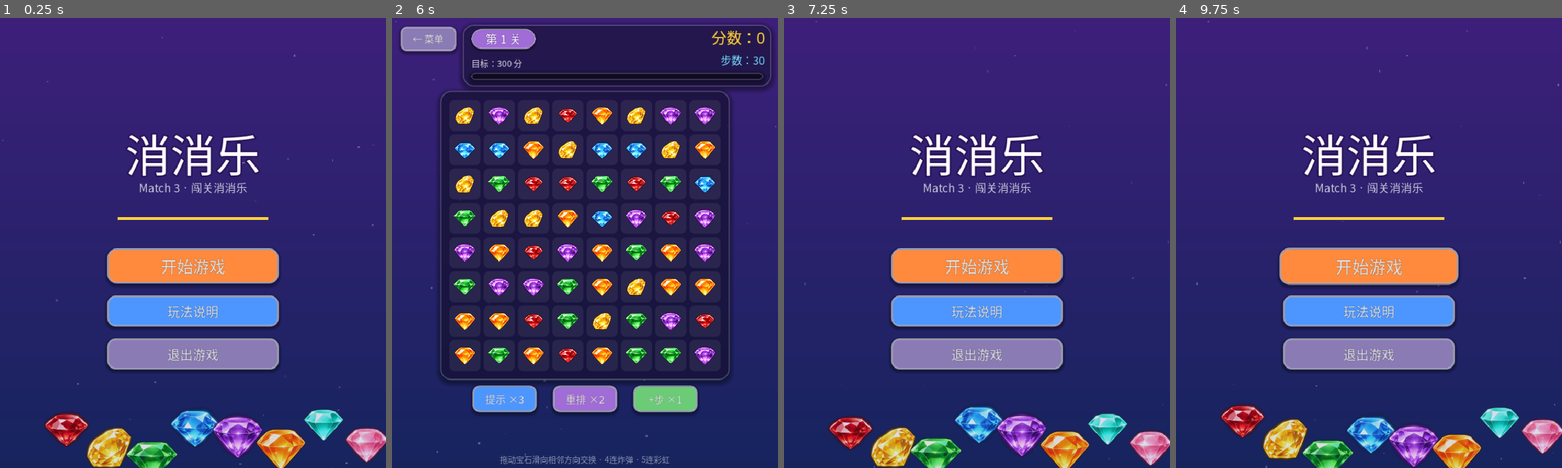
Above: before the commit, frames 1-4 (left to right).
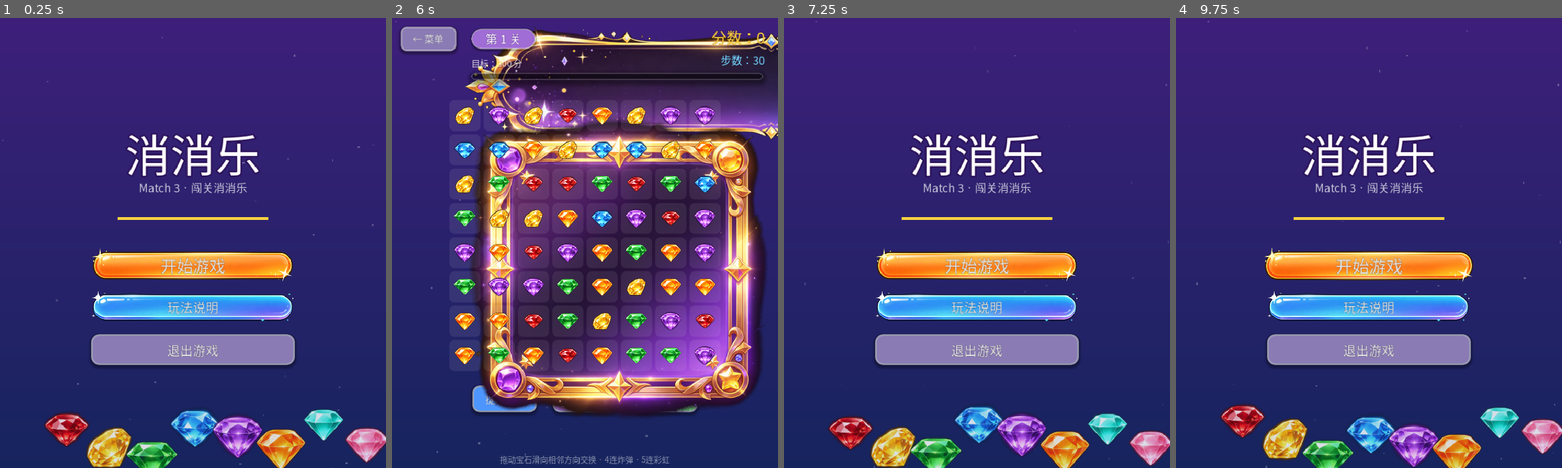
Above: after the commit, the same moments.

Repository: zhiyou007/match3
Game: Godot game, scene res://scenes/menu.tscn
Two runs of this game, one before a commit and one after it. Both use one fixed random seed, a clock stepped at 60 frames per second and the inputs below.
Inputs (mouse positions are in pixels of both pictures, inside the frame that each line leads up to):
- Up to frame 1 (0.25 s): no input
- Up to frame 2 (6 s): click "玩法说明" at 0.5 s; click "开始游戏" at 1.25 s; click "开始游戏" at 2 s; click "知道了" at 2.75 s; click "玩法说明" at 3.5 s; click "知道了" at 4.25 s; click "开始游戏" at 5 s; click (442, 117) at 5.75 s
- Up to frame 3 (7.25 s): click "← 菜单" at 6.5 s
- Up to frame 4 (9.75 s): click "玩法说明" at 7.25 s; click "知道了" at 8 s; move the mouse to (1453, 220) at 8.77 s; click (1453, 220) at 8.92 s; drag from (1291, 265) to (1349, 333) at 9.52 s

The runs differ from the first frame. In frame 1, 9.3% of the frame differs, in the area x 23-77%, y 51-79%; in frame 2, 48%, in the area x 11-100%, y 1-89%; in frame 3, 9.3%; in frame 4, 9.7%.

Commit message:
feat: game UI art assets for header/result/pause/buttons/board frame

Diff:
--- a/scripts/main.gd
+++ b/scripts/main.gd
@@ -45,7 +45,7 @@
 var score_label: Label
 var steps_label: Label
 var overlay: ColorRect
-var result_panel: Panel
+var result_panel: TextureRect
 var result_title: Label
 var result_detail: Label
 var result_stars: Label
@@ -55,8 +55,15 @@
 
 # 进度条与棋盘底纹
 var _progress_fill: Panel
-var _board_panel: Panel
+var _board_panel: TextureRect
 var _cell_bgs: Array = []
+
+const _TEX_HEADER := "res://assets/ui/ui_header.png"
+const _TEX_RESULT := "res://assets/ui/ui_result.png"
+const _TEX_PAUSE := "res://assets/ui/ui_pause.png"
+const _TEX_BTN_PRIMARY := "res://assets/ui/ui_btn_primary.png"
+const _TEX_BTN_SECONDARY := "res://assets/ui/ui_btn_secondary.png"
+const _TEX_BOARD := "res://assets/ui/ui_board.png"
 
 # 道具
 var hints_left := 3
@@ -139,14 +146,60 @@
 	return UIKit.make_button(text, pos, size_px, color, font_px)
 
 
+func _make_image_button(text: String, pos: Vector2, size_px: Vector2, tex_path: String, font_px: int) -> Button:
+	# 图片按钮：用 UI 素材图做背景（StyleBoxTexture），保留 Button 文字与信号
+	var b := Button.new()
+	b.text = text
+	b.position = pos
+	b.size = size_px
+	b.focus_mode = Control.FOCUS_NONE
+	b.pivot_offset = size_px / 2.0
+	var sb := StyleBoxTexture.new()
+	if ResourceLoader.exists(tex_path):
+		sb.texture = load(tex_path)
+	sb.set_content_margin_all(10)
+	b.add_theme_stylebox_override("normal", sb)
+	var sb_h: StyleBoxTexture = sb.duplicate()
+	sb_h.modulate_color = Color(1.05, 1.05, 1.05, 1.0)
+	b.add_theme_stylebox_override("hover", sb_h)
+	var sb_p: StyleBoxTexture = sb.duplicate()
+	sb_p.modulate_color = Color(0.92, 0.92, 0.92, 1.0)
+	b.add_theme_stylebox_override("pressed", sb_p)
+	_style(b, font_px, maxi(1, int(font_px / 8)), Color(0, 0, 0, 0.35))
+	b.mouse_entered.connect(func() -> void:
+		var t := b.create_tween()
+		t.set_parallel(true)
+		t.tween_property(b, "scale", Vector2(1.06, 1.06), 0.12).set_trans(Tween.TRANS_BACK).set_ease(Tween.EASE_OUT)
+	)
+	b.mouse_exited.connect(func() -> void:
+		var t := b.create_tween()
+		t.set_parallel(true)
+		t.tween_property(b, "scale", Vector2.ONE, 0.12)
+	)
+	b.button_down.connect(func() -> void:
+		b.scale = Vector2(0.96, 0.96)
+	)
+	b.button_up.connect(func() -> void:
+		b.scale = Vector2.ONE
+	)
+	return b
+
+
 func _build_ui() -> void:
 	# 背景：星空渐变 + 光斑
 	UIKit.bg_gradient(self, Color("#3d1f7a"), Color("#16245e"))
 	UIKit.sparkle(self, 22, VIEW_W, VIEW_H)
 
-	# 顶部信息面板
-	var top_panel := UIKit.make_panel(self, Vector2(132, 12), Vector2(576, 116), Color(0.13, 0.10, 0.30, 0.62), 20)
-	top_panel.mouse_filter = Control.MOUSE_FILTER_IGNORE
+	# 顶部信息面板（游戏UI 素材图）
+	var header := TextureRect.new()
+	if ResourceLoader.exists(_TEX_HEADER):
+		header.texture = load(_TEX_HEADER)
+	header.position = Vector2(132, 12)
+	header.size = Vector2(576, 115)
+	header.expand_mode = TextureRect.EXPAND_IGNORE_SIZE
+	header.stretch_mode = TextureRect.STRETCH_SCALE
+	header.mouse_filter = Control.MOUSE_FILTER_IGNORE
+	add_child(header)
 
 	var back := _make_button("← 菜单", Vector2(16, 16), Vector2(104, 46), Color("#8a7bb5"), 18)
 	back.pressed.connect(_go_menu)
@@ -251,7 +304,7 @@
 
 
 func _build_board_panel() -> void:
-	# 棋盘底板 + 每格底纹（在宝石下方）
+	# 棋盘底板（金色外框素材图）+ 每格底纹（在宝石下方）
 	if _board_panel != null and is_instance_valid(_board_panel):
 		_board_panel.queue_free()
 	for row in _cell_bgs:
@@ -260,8 +313,15 @@
 				(c as Control).queue_free()
 	_cell_bgs.clear()
 	var origin := _grid_origin()
-	_board_panel = UIKit.make_panel(self, origin - Vector2(14, 14), Vector2(grid * cell + 28, grid * cell + 28), Color(0.10, 0.08, 0.24, 0.6), 20)
+	_board_panel = TextureRect.new()
+	if ResourceLoader.exists(_TEX_BOARD):
+		_board_panel.texture = load(_TEX_BOARD)
+	_board_panel.position = origin - Vector2(10, 10)
+	_board_panel.size = Vector2(660, 660)
+	_board_panel.expand_mode = TextureRect.EXPAND_IGNORE_SIZE
+	_board_panel.stretch_mode = TextureRect.STRETCH_SCALE
 	_board_panel.mouse_filter = Control.MOUSE_FILTER_IGNORE
+	add_child(_board_panel)
 	for y in grid:
 		var brow: Array = []
 		for x in grid:
@@ -270,7 +330,7 @@
 			bgc.size = Vector2(cell - 6, cell - 6)
 			bgc.mouse_filter = Control.MOUSE_FILTER_IGNORE
 			var bsb := StyleBoxFlat.new()
-			bsb.bg_color = Color(1, 1, 1, 0.07)
+			bsb.bg_color = Color(1, 1, 1, 0.08)
 			bsb.set_corner_radius_all(10)
 			bgc.add_theme_stylebox_override("panel", bsb)
 			add_child(bgc)
@@ -286,14 +346,21 @@
 	overlay.visible = false
 	add_child(overlay)
 
-	result_panel = UIKit.make_panel(self, Vector2(110, 180), Vector2(500, 470), Color(0.22, 0.14, 0.42, 0.96), 30)
+	result_panel = TextureRect.new()
+	if ResourceLoader.exists(_TEX_RESULT):
+		result_panel.texture = load(_TEX_RESULT)
+	result_panel.position = Vector2(110, 150)
+	result_panel.size = Vector2(500, 560)
+	result_panel.expand_mode = TextureRect.EXPAND_IGNORE_SIZE
+	result_panel.stretch_mode = TextureRect.STRETCH_SCALE
 	result_panel.mouse_filter = Control.MOUSE_FILTER_IGNORE
 	result_panel.z_index = 10
 	result_panel.visible = false
+	add_child(result_panel)
 
 	result_title = Label.new()
 	result_title.text = ""
-	result_title.position = Vector2(110, 210)
+	result_title.position = Vector2(110, 180)
 	result_title.size = Vector2(500, 76)
 	result_title.horizontal_alignment = HORIZONTAL_ALIGNMENT_CENTER
 	result_title.vertical_alignment = VERTICAL_ALIGNMENT_CENTER
@@ -303,7 +370,7 @@
 
 	result_stars = Label.new()
 	result_stars.text = ""
-	result_stars.position = Vector2(110, 292)
+	result_stars.position = Vector2(110, 268)
 	result_stars.size = Vector2(500, 64)
 	result_stars.horizontal_alignment = HORIZONTAL_ALIGNMENT_CENTER
 	result_stars.vertical_alignment = VERTICAL_ALIGNMENT_CENTER
@@ -313,7 +380,7 @@
 
 	result_detail = Label.new()
 	result_detail.text = ""
-	result_detail.position = Vector2(110, 366)
+	result_detail.position = Vector2(110, 344)
 	result_detail.size = Vector2(500, 60)
 	result_detail.horizontal_alignment = HORIZONTAL_ALIGNMENT_CENTER
 	result_detail.vertical_alignment = VERTICAL_ALIGNMENT_CENTER
@@ -322,13 +389,13 @@
 	_style(result_detail, 21)
 	add_child(result_detail)
 
-	btn_primary = _make_button("", Vector2(170, 462), Vector2(380, 60), Color("#ff8a3d"), 26)
+	btn_primary = _make_image_button("", Vector2(170, 428), Vector2(380, 60), _TEX_BTN_PRIMARY, 26)
 	btn_primary.visible = false
 	btn_primary.z_index = 10
 	btn_primary.pressed.connect(_on_primary)
 	add_child(btn_primary)
 
-	btn_secondary = _make_button("", Vector2(170, 538), Vector2(380, 58), Color("#4d96ff"), 22)
+	btn_secondary = _make_image_button("", Vector2(170, 502), Vector2(380, 58), _TEX_BTN_SECONDARY, 22)
 	btn_secondary.visible = false
 	btn_secondary.z_index = 10
 	btn_secondary.pressed.connect(_on_secondary)
@@ -348,12 +415,19 @@
 	dim.set_anchors_preset(Control.PRESET_FULL_RECT)
 	pause_overlay.add_child(dim)
 
-	var panel := UIKit.make_panel(pause_overlay, Vector2(150, 210), Vector2(420, 400), Color(0.22, 0.14, 0.42, 0.96), 30)
+	var panel := TextureRect.new()
+	if ResourceLoader.exists(_TEX_PAUSE):
+		panel.texture = load(_TEX_PAUSE)
+	panel.position = Vector2(150, 170)
+	panel.size = Vector2(420, 470)
+	panel.expand_mode = TextureRect.EXPAND_IGNORE_SIZE
+	panel.stretch_mode = TextureRect.STRETCH_SCALE
 	panel.mouse_filter = Control.MOUSE_FILTER_STOP
+	pause_overlay.add_child(panel)
 
 	var title := Label.new()
 	title.text = "暂停"
-	title.position = Vector2(150, 230)
+	title.position = Vector2(150, 200)
 	title.size = Vector2(420, 64)
 	title.horizontal_alignment = HORIZONTAL_ALIGNMENT_CENTER
 	title.vertical_alignment = VERTICAL_ALIGNMENT_CENTER
@@ -361,15 +435,15 @@
 	title.modulate = Color("#ffffff")
 	pause_overlay.add_child(title)
 
-	var resume := _make_button("继续", Vector2(200, 320), Vector2(320, 58), Color("#6bcb77"), 24)
+	var resume := _make_image_button("继续", Vector2(200, 296), Vector2(320, 52), _TEX_BTN_PRIMARY, 24)
 	resume.pressed.connect(_toggle_pause)
 	pause_overlay.add_child(resume)
 
-	var restart := _make_button("重新开始", Vector2(200, 396), Vector2(320, 58), Color("#ff8a3d"), 24)
+	var restart := _make_image_button("重新开始", Vector2(200, 358), Vector2(320, 52), _TEX_BTN_PRIMARY, 24)
 	restart.pressed.connect(_on_restart)
 	pause_overlay.add_child(restart)
 
-	var menu := _make_button("返回菜单", Vector2(200, 472), Vector2(320, 58), Color("#a06cd5"), 24)
+	var menu := _make_image_button("返回菜单", Vector2(200, 420), Vector2(320, 52), _TEX_BTN_SECONDARY, 24)
 	menu.pressed.connect(_go_menu)
 	pause_overlay.add_child(menu)
 
--- a/scripts/menu.gd
+++ b/scripts/menu.gd
@@ -71,15 +71,15 @@
 	bar.mouse_filter = Control.MOUSE_FILTER_IGNORE
 	add_child(bar)
 
-	var start: Button = UIKit.make_button("开始游戏", Vector2(200, 430), Vector2(320, 66), Color("#ff8a3d"), 30)
+	var start: Button = _make_image_button("开始游戏", Vector2(170, 430), Vector2(380, 60), "res://assets/ui/ui_btn_primary.png", 30)
 	start.pressed.connect(_go_level_select)
 	add_child(start)
 
-	var help: Button = UIKit.make_button("玩法说明", Vector2(200, 518), Vector2(320, 58), Color("#4d96ff"), 24)
+	var help: Button = _make_image_button("玩法说明", Vector2(170, 510), Vector2(380, 58), "res://assets/ui/ui_btn_secondary.png", 24)
 	help.pressed.connect(_toggle_help)
 	add_child(help)
 
-	var quit: Button = UIKit.make_button("退出游戏", Vector2(200, 598), Vector2(320, 58), Color("#8a7bb5"), 24)
+	var quit: Button = UIKit.make_button("退出游戏", Vector2(170, 590), Vector2(380, 58), Color("#8a7bb5"), 24)
 	quit.pressed.connect(func() -> void: get_tree().quit())
 	add_child(quit)
 
@@ -118,3 +118,41 @@
 
 func _go_level_select() -> void:
 	get_tree().change_scene_to_file("res://scenes/level_select.tscn")
+
+
+func _make_image_button(text: String, pos: Vector2, size_px: Vector2, tex_path: String, font_px: int) -> Button:
+	var b := Button.new()
+	b.text = text
+	b.position = pos
+	b.size = size_px
+	b.focus_mode = Control.FOCUS_NONE
+	b.pivot_offset = size_px / 2.0
+	var sb := StyleBoxTexture.new()
+	if ResourceLoader.exists(tex_path):
+		sb.texture = load(tex_path)
+	sb.set_content_margin_all(10)
+	b.add_theme_stylebox_override("normal", sb)
+	var sb_h: StyleBoxTexture = sb.duplicate()
+	sb_h.modulate_color = Color(1.05, 1.05, 1.05, 1.0)
+	b.add_theme_stylebox_override("hover", sb_h)
+	var sb_p: StyleBoxTexture = sb.duplicate()
+	sb_p.modulate_color = Color(0.92, 0.92, 0.92, 1.0)
+	b.add_theme_stylebox_override("pressed", sb_p)
+	UIKit.style(b, font_px, maxi(1, int(font_px / 8)), Color(0, 0, 0, 0.35))
+	b.mouse_entered.connect(func() -> void:
+		var t := b.create_tween()
+		t.set_parallel(true)
+		t.tween_property(b, "scale", Vector2(1.06, 1.06), 0.12).set_trans(Tween.TRANS_BACK).set_ease(Tween.EASE_OUT)
+	)
+	b.mouse_exited.connect(func() -> void:
+		var t := b.create_tween()
+		t.set_parallel(true)
+		t.tween_property(b, "scale", Vector2.ONE, 0.12)
+	)
+	b.button_down.connect(func() -> void:
+		b.scale = Vector2(0.96, 0.96)
+	)
+	b.button_up.connect(func() -> void:
+		b.scale = Vector2.ONE
+	)
+	return b
Binary file added: assets/ui/ui_board.png
Not shown, added: assets/ui/ui_board.png.import
Binary file added: assets/ui/ui_btn_primary.png
Not shown, added: assets/ui/ui_btn_primary.png.import
Binary file added: assets/ui/ui_btn_secondary.png
Not shown, added: assets/ui/ui_btn_secondary.png.import
Binary file added: assets/ui/ui_header.png
Not shown, added: assets/ui/ui_header.png.import
Binary file added: assets/ui/ui_pause.png
Not shown, added: assets/ui/ui_pause.png.import
Binary file added: assets/ui/ui_result.png
Not shown, added: assets/ui/ui_result.png.import
(and 13 more such lines)
